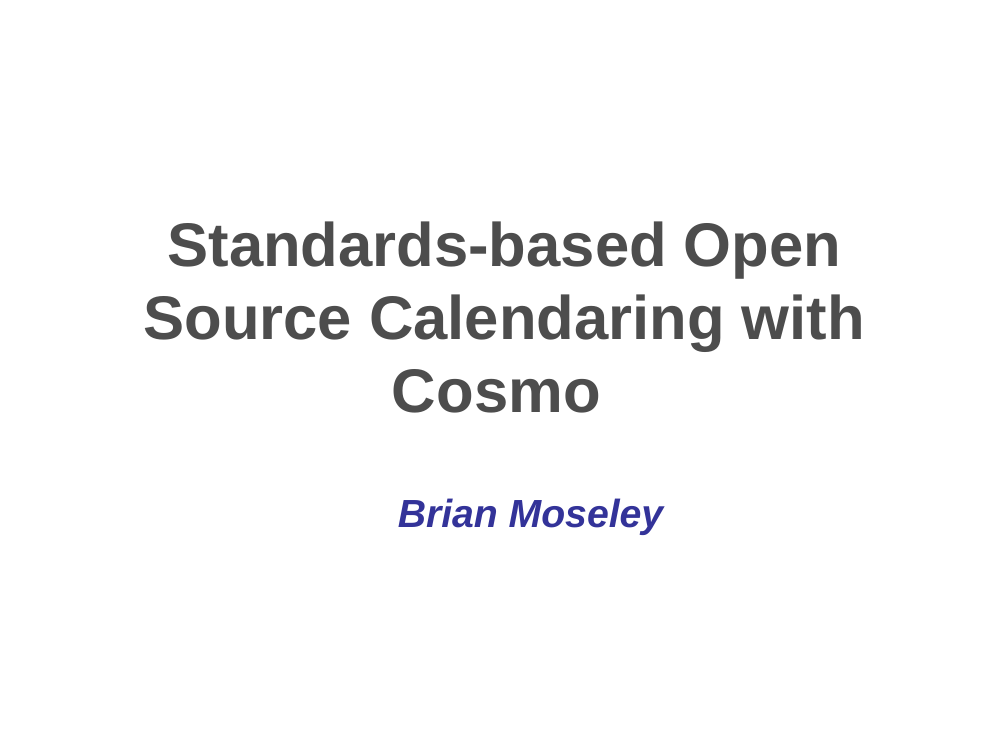
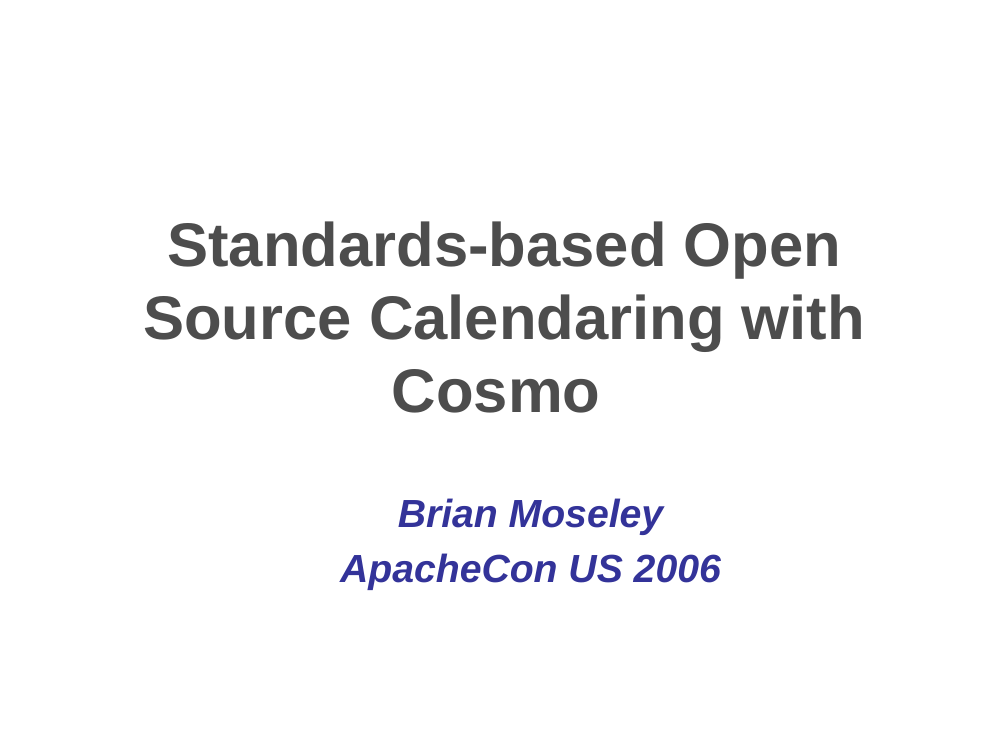
Before and after one commit to hzbarcea/cosmo, a slide deck: slide 1 of src/docs/presentations/apachecon2006.ppt. Drawn at 1008x756 pixels with LibreOffice and Linux fonts; fonts in the diff are those of the drawing; background and template pictures are left out. Boxes give left, top, right and bottom in pixels: in the first picture for what was removed or moved away, otherwise in the second. Text is boxed around its words. In the diff, an @@ line names an element or a change of style, - is before the commit and + after.

```diff
--- a/src/docs/presentations/apachecon2006.ppt
+++ b/src/docs/presentations/apachecon2006.ppt
@@ subtitle at (x1=340, y1=553, x2=721, y2=590): paragraph added @@
+  ApacheCon US 2006
```
Also in this commit, not shown: 23 other slides changed, 5 slides added, 5 slides removed.
